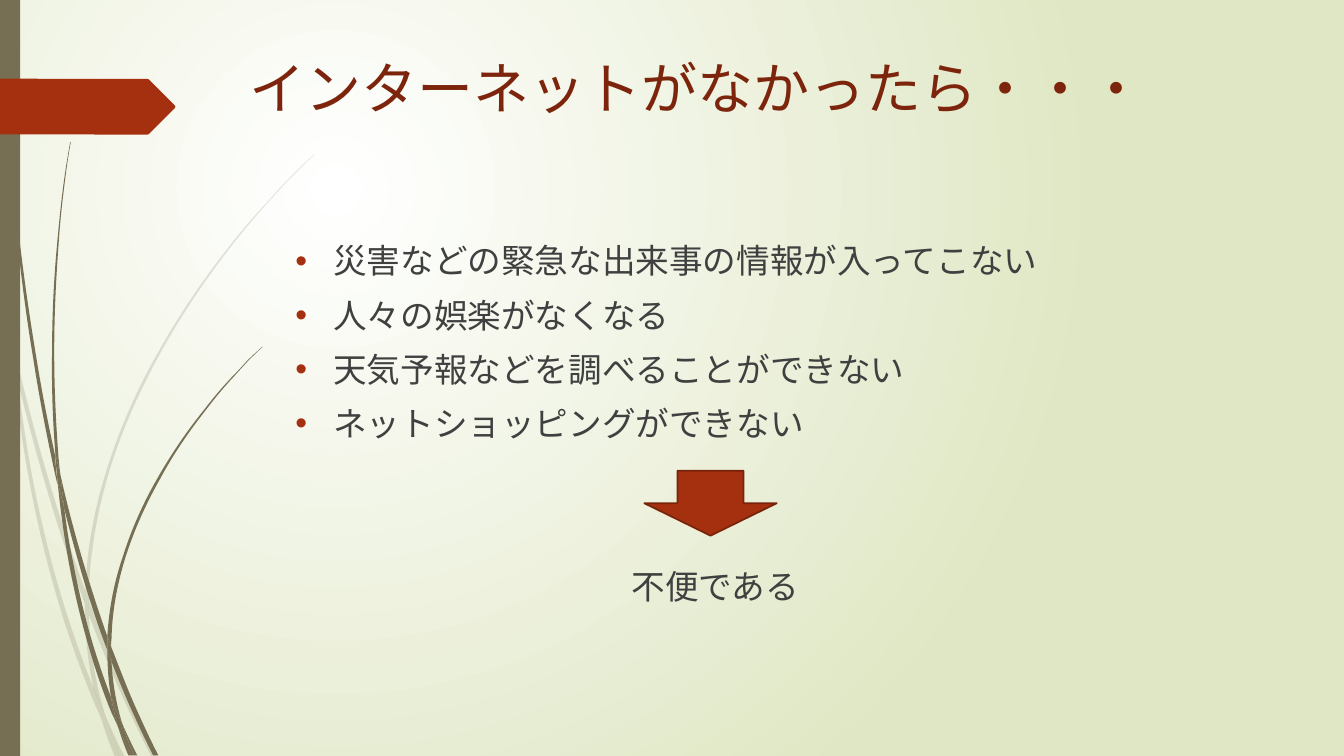
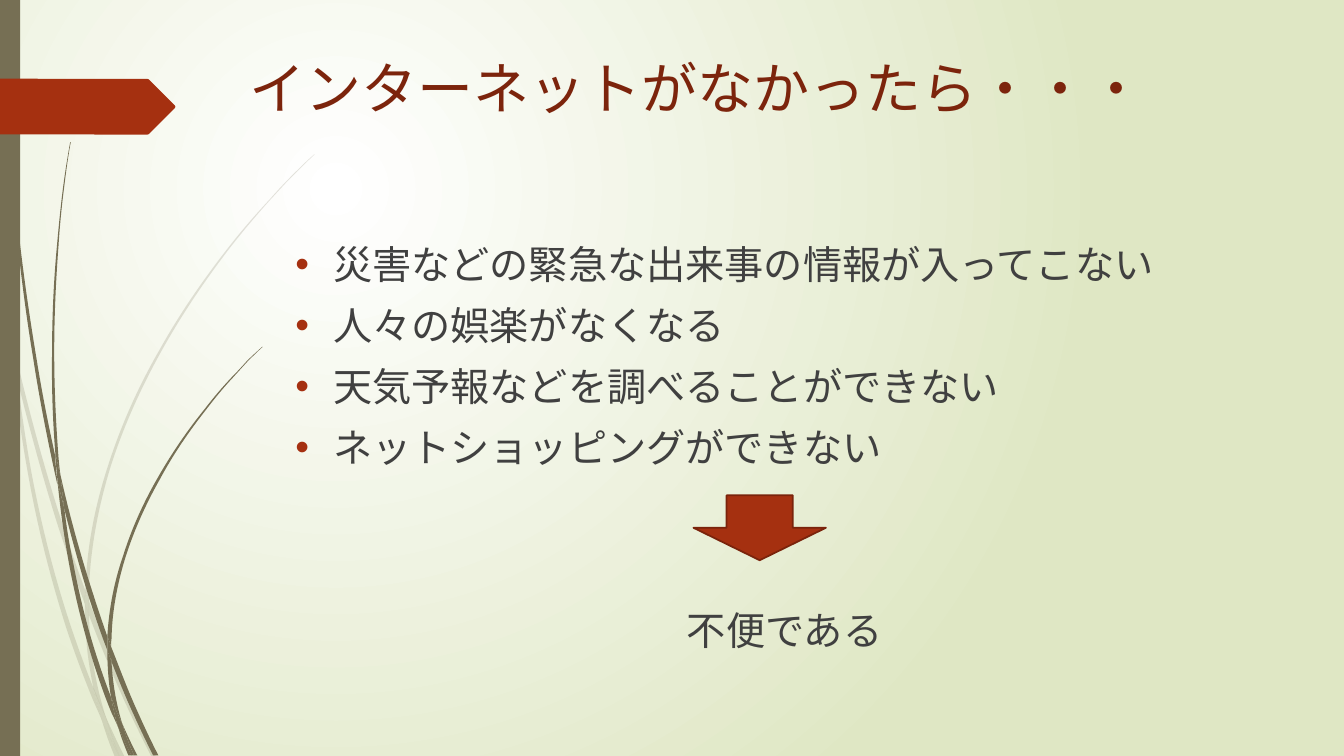
Before and after one commit to Info-lite/infolite, a slide deck: slide 4 of powerpoint/01/sample.pptx. Drawn at 1344x756 pixels with LibreOffice and Linux fonts; fonts in the diff are those of the drawing. Boxes give left, top, right and bottom in pixels: in the first picture for what was removed or moved away, otherwise in the second. Text is boxed around its words. In the diff, an @@ line names an element or a change of style, - is before the commit and + after.

Commit message:
#716 先ほどのは間違いで今回は正しいのを反映

```diff
--- a/powerpoint/01/sample.pptx
+++ b/powerpoint/01/sample.pptx
@@ text "災害などの緊急な出来事の情報が入ってこない" at bbox=[333, 239, 1153, 648]: size 24 to 28 pt @@
@@ down arrow: place and size @@
-down arrow at bbox=[644, 471, 776, 535]
+down arrow at bbox=[694, 495, 826, 560]
```
Also in this commit, not shown: 6 other slides changed.
